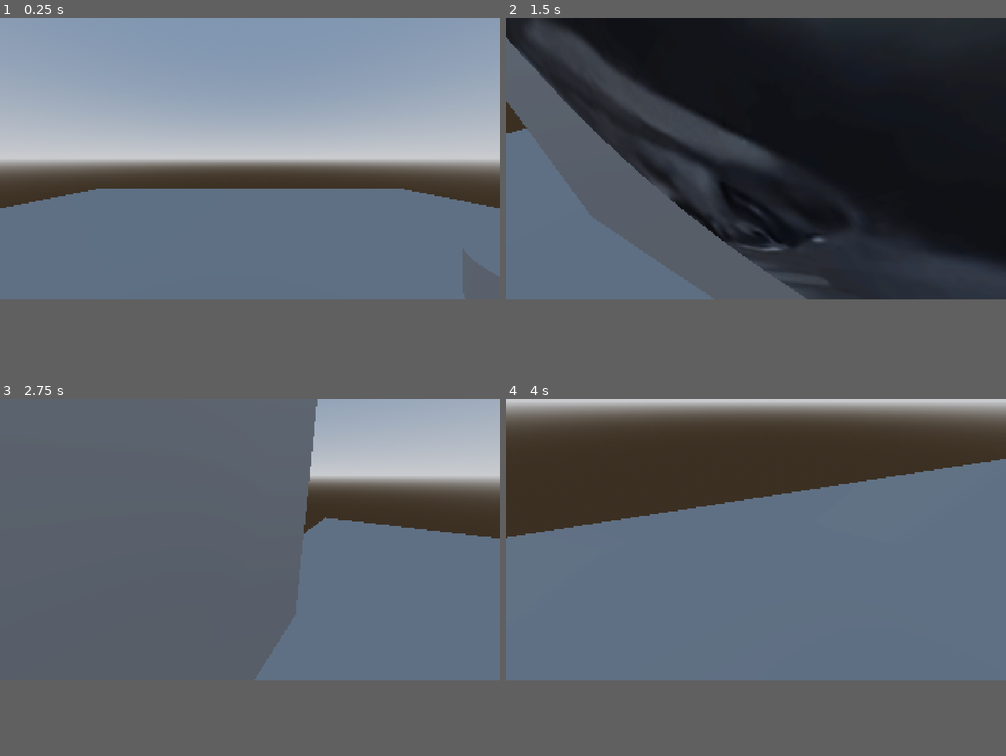
Above: before the commit, frames 1-4 (two rows, left to right).
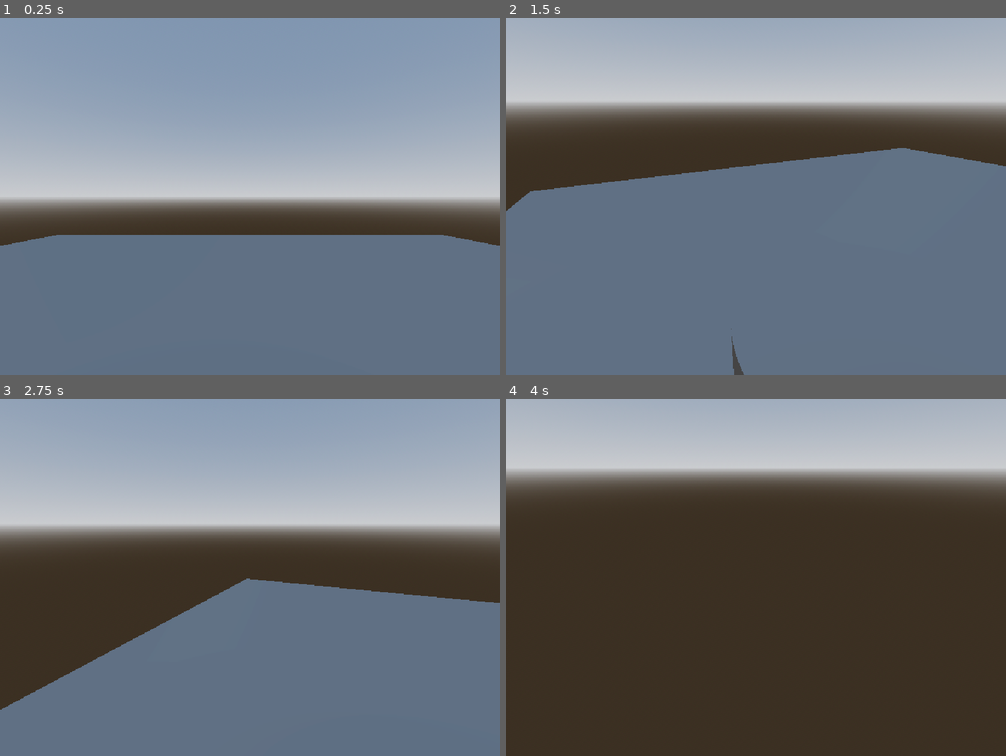
Above: after the commit, the same moments.

Repository: Octoan1/Respawn-Game-Jam-2025
Game: Godot game, scene res://scenes/ring_puzzle.tscn
The game is run twice, just before and just after one commit, with the same random seed, the same clock (stepped at 60 frames per second) and the same inputs. This scene is started directly instead of the project's main scene.
Inputs (mouse positions are in pixels of both pictures, inside the frame that each line leads up to):
- Up to frame 1 (0.25 s): no input
- Up to frame 2 (1.5 s): tap Enter at 0.5 s; move the mouse to (866, 142) at 0.52 s; hold D (move_right) 0.53-1.28 s; click (866, 142) at 0.67 s; tap Space (jump) at 0.77 s; move the mouse to (731, 160) at 1.27 s; hold W (move_forward) from 1.28 s (still down)
- Up to frame 3 (2.75 s): keep holding W (move_forward); tap Space (jump) at 1.52 s; move the mouse to (260, 534) at 2.02 s
- Up to frame 4 (4 s): keep holding W (move_forward); move the mouse to (751, 545) at 2.77 s; tap Space (jump) at 3.02, 3.77 s; move the mouse to (791, 541) at 3.52 s
In our replay, the window is 800x450 before the commit and 800x571 after it. These sizes can differ from the game's own. Grey fills any space a smaller window leaves; there, only what the larger window draws over its background counts as a difference.

The runs differ from the first frame. In frame 1, 25% of the frame differs, in the area x 0-100%, y 33-79%; in frame 2, 70%; in frame 3, 63%; in frame 4, 74%, in the area x 0-100%, y 0-79%.

Commit message:
Merged puzzle
Puzzle not yet working

Diff:
--- a/project.godot
+++ b/project.godot
@@ -22,9 +22,8 @@
 
 [display]
 
-window/size/viewport_width=1920
-window/size/viewport_height=1080
-window/size/mode=3
+window/size/viewport_width=1008
+window/size/viewport_height=720
 window/stretch/mode="canvas_items"
 
 [input]
--- a/scenes/PuzzleRing.gd
+++ b/scenes/PuzzleRing.gd
@@ -18,20 +18,20 @@
 
 func choose_rotation() -> void:
 	# choose target angle
-	target_angle_x = deg_to_rad(72 * state)
+	target_angle_x = deg_to_rad(72)
 	print("rotation angle: ", 72*state)
 	print("rotation radians: ", deg_to_rad(72 * state))
 	#snapping angle
 	#self.rotate_x(72*state)
-	self.rotate_x(target_angle_x)
+	self.rotate_x(deg_to_rad(72))
 
 func _physics_process(delta: float) -> void:
-	pass
+
 	# this kinda works
-	#if target_angle_x:
+	if target_angle_x:
 		# Smoothly rotate towards the target_angle_x
 		# Calculate the difference in rotation
-		#var angle_diff = wrapf(target_angle_x - self.rotation.x, -PI, PI)
+		var angle_diff = wrapf(target_angle_x - self.rotation.x, -PI, PI)
 		# Apply a smooth rotation
-		#self.rotate_x(clamp(rotation_speed * delta, 0, abs(angle_diff)) * sign(angle_diff))
+		self.rotate_x(clamp(rotation_speed * delta, 0, abs(angle_diff)) * sign(angle_diff))
 		#self.rotation.x = lerp_angle(self.rotation.x, target_angle_x, rotation_speed*delta)
--- a/scenes/ring_puzzle.tscn
+++ b/scenes/ring_puzzle.tscn
@@ -1,10 +1,10 @@
 [gd_scene load_steps=18 format=3 uid="uid://cu3rfiqjic5bc"]
 
-[ext_resource type="PackedScene" uid="uid://blehgd713ihr" path="res://scenes/player.tscn" id="1_35wsb"]
+[ext_resource type="PackedScene" uid="uid://blehgd713ihr" path="res://scenes/player/player.tscn" id="1_35wsb"]
 [ext_resource type="Script" uid="uid://domm2vsot51tv" path="res://scenes/PuzzleRing.gd" id="2_j1khf"]
 [ext_resource type="Script" uid="uid://ky26ujb2dbwf" path="res://scenes/PuzzleRings.gd" id="3_70dx5"]
 [ext_resource type="Script" uid="uid://dclt2w38uvw8b" path="res://scenes/Button.gd" id="3_j1khf"]
-[ext_resource type="Texture2D" uid="uid://qd3hwn6pphqa" path="res://real icon.png" id="4_4xiub"]
+[ext_resource type="Texture2D" uid="uid://qd3hwn6pphqa" path="res://assets/real icon.png" id="4_4xiub"]
 
 [sub_resource type="ProceduralSkyMaterial" id="ProceduralSkyMaterial_70dx5"]
 sky_horizon_color = Color(0.66224277, 0.6717428, 0.6867428, 1)
@@ -130,6 +130,7 @@
 shape = SubResource("CylinderShape3D_35wsb")
 
 [node name="ButtonCooldown" type="Timer" parent="Buttons"]
+wait_time = 4.0
 one_shot = true
 autostart = true
 
Not shown, changed: assets/icon.svg.import
